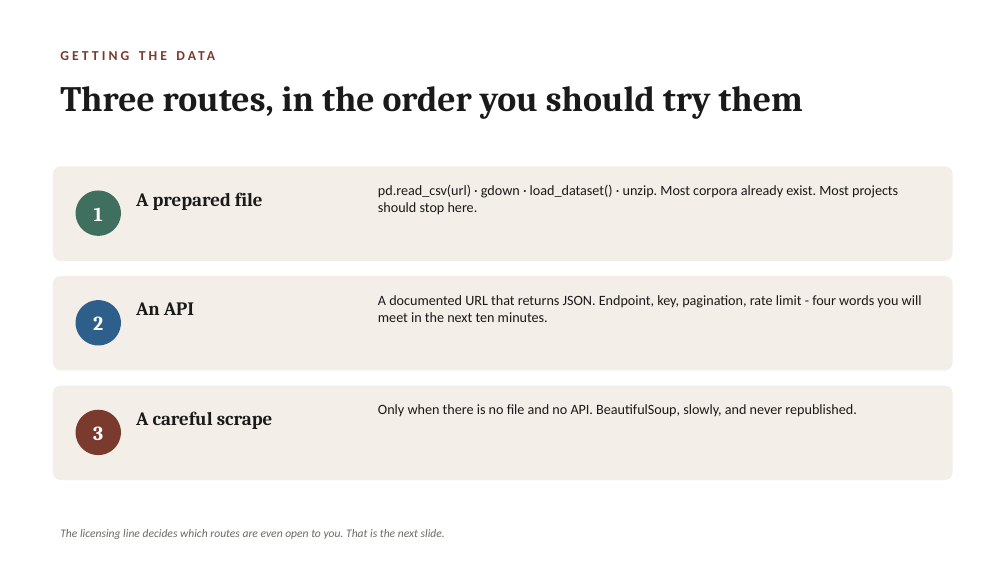
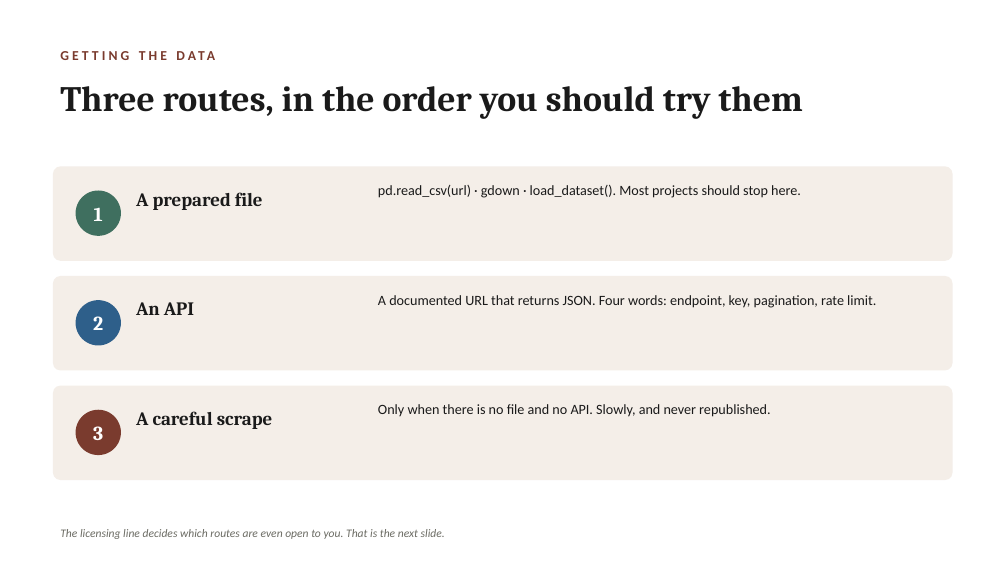
Before and after one commit to lucianli123/culture-as-data-2026, a slide deck: slide 18 of slides/week-04-lecture-draft.pptx (slide 15 before the commit). Drawn at 1008x567 pixels with LibreOffice and Linux fonts; fonts in the diff are those of the drawing. Boxes give left, top, right and bottom in pixels: in the first picture for what was removed or moved away, otherwise in the second. Text is boxed around its words. In the diff, an @@ line names an element or a change of style, - is before the commit and + after.

```diff
--- a/slides/week-04-lecture-draft.pptx
+++ b/slides/week-04-lecture-draft.pptx
@@ text at box(378, 185, 801, 198): text changed @@
-pd.read_csv(url) · gdown · load_dataset() · unzip. Most corpora already exist. Most projects should stop here.
+pd.read_csv(url) · gdown · load_dataset(). Most projects should stop here.
@@ text at box(378, 295, 876, 308): text changed @@
-A documented URL that returns JSON. Endpoint, key, pagination, rate limit - four words you will meet in the next ten minutes.
+A documented URL that returns JSON. Four words: endpoint, key, pagination, rate limit.
@@ text at box(378, 404, 770, 417): text changed @@
-Only when there is no file and no API. BeautifulSoup, slowly, and never republished.
+Only when there is no file and no API. Slowly, and never republished.
```
Also in this commit, not shown: 11 other slides changed, 5 slides added, 2 slides removed, 3 other files.
